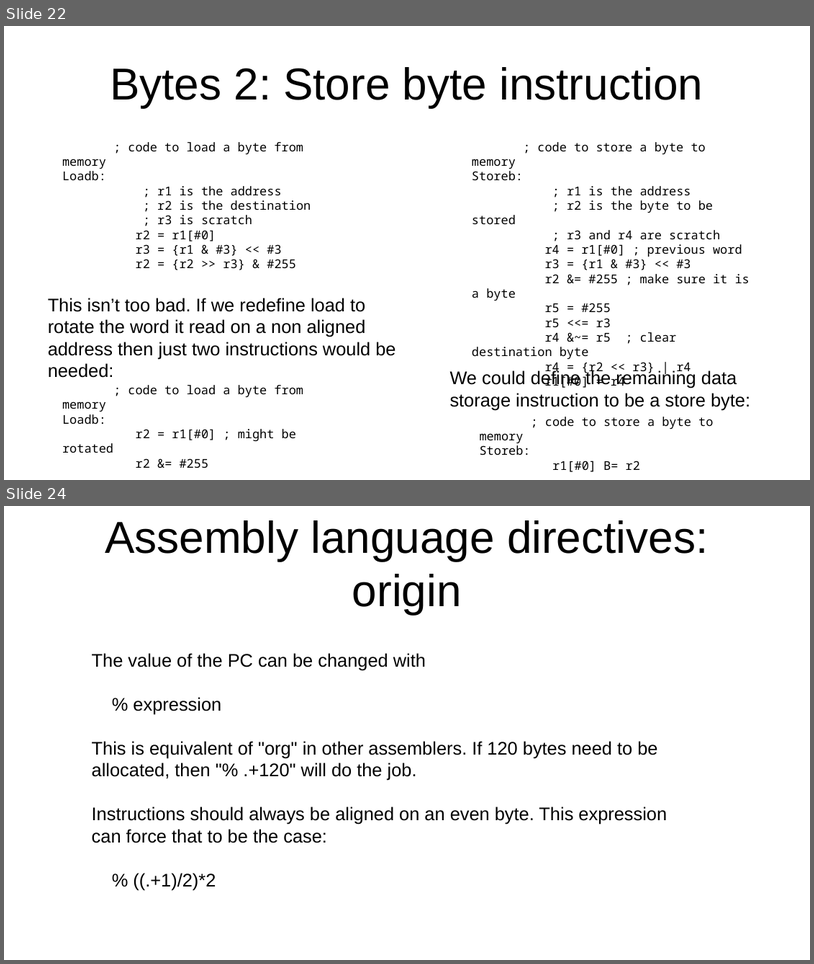
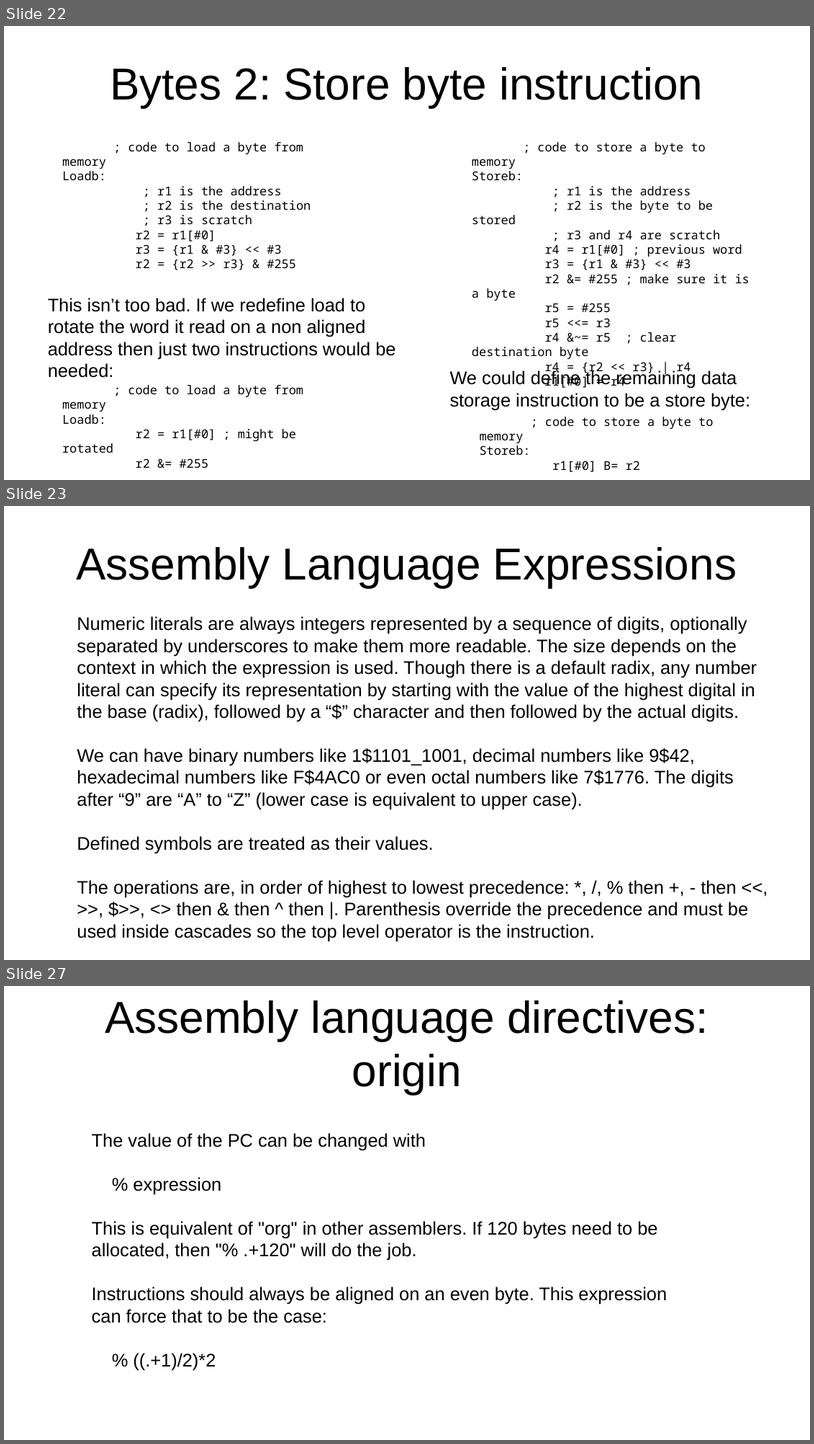
Before and after one commit to jeceljr/baby42, a slide deck: doc/baby42_slides.odp. Shown one above the other, each under a label of ours: slides 22 and 24 before the commit, slides 22, 23 and 27 after it; the slides between them are not shown. The pictures are 814x964 and 814x1444 pixels, drawn with LibreOffice and Linux fonts; fonts in the diff are those of the drawing. Boxes give left, top, right and bottom in pixels: in the first picture for what was removed or moved away, otherwise in the second. Text is boxed around its words. In the diff, an @@ line names an element or a change of style, - is before the commit and + after.

Commit message:
added include, configuration and number literal radix

```diff
--- a/doc/baby42_slides.odp
+++ b/doc/baby42_slides.odp
@@ slide 23 added at (x1=4, y1=506, x2=810, y2=960), background #FFFFFF @@
@@ title added at (x1=77, y1=547, x2=737, y2=587), 44 pt, text #000000 @@
+Assembly Language Expressions
@@ text added at (x1=77, y1=616, x2=757, y2=919), 18 pt, text #000000 @@
+Numeric literals are always integers represented by a sequence of digits, optionally separated by underscores to make them more readable. The size depends on the context in which the expression is used. Though there is a default radix, any number literal can specify its representation by starting with the value of the highest digital in the base (radix), followed by a “$” character and then followed by the actual digits.
+We can have binary numbers like 1$1101_1001, decimal numbers like 9$42, hexadecimal numbers like F$4AC0 or even octal numbers like 7$1776. The digits after “9” are “A” to “Z” (lower case is equivalent to upper case).
+Defined symbols are treated as their values.
+The operations are, in order of highest to lowest precedence: *, /, % then +, - then <<, >>, $>>, <> then & then ^ then |. Parenthesis override the precedence and must be used inside cascades so the top level operator is the instruction.
@@ what was slide 24 is now slide 27 @@
```
Also in this commit, not shown: 2 slides changed, 2 other slides added, 1 other file.
